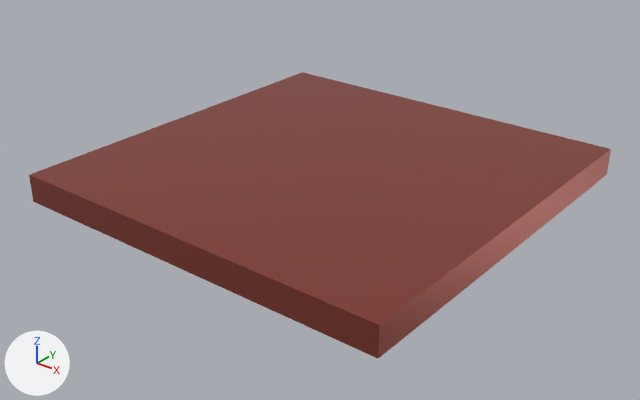
One commit to the glTF model apps/web-client/public/assets/models/buildings/SU_WarFactory_LOD1.glb: the scene before it, then after it.
Both versions are drawn from a 50 mm lens placed at (16.52, -21.15, 13.01), pointed at (0.4, -1.01, 0.52). Arrows for +X, +Y and +Z are at lower left; the lights stay in place. The first picture is the older version. Objects named as collision shapes, trigger or cutter boxes, shadow casters or lower levels of detail are left out. Where no turn or scale is listed for an object, it has been applied to the vertices.
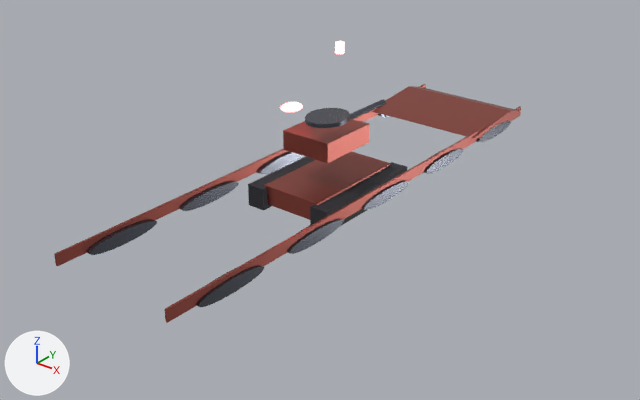
What differs and where, as boxes [x1, y1, x2, y2] in the pictures (640 x 400 px):
'Cube.001', moved, rescaled, turned: before [29, 72, 611, 358]; after [372, 86, 520, 138]
'Cube', moved, rescaled (not visible before): after [264, 151, 391, 220]
'Cube.005', added: after [165, 106, 521, 323]
'Cube.006', added (red): after [283, 119, 370, 163]
'Cube.003', added: after [54, 84, 426, 266]
'Cube.004', added: after [310, 162, 407, 225]
'Cylinder', added: after [86, 219, 157, 255]
'Cylinder.005', added: after [196, 265, 265, 307]
'Cube.002', added: after [248, 157, 315, 211]
'Cylinder.010', added: after [305, 108, 350, 128]
'Cylinder.001', added: after [179, 181, 239, 211]
'Cylinder.006', added: after [287, 219, 343, 254]
'Cylinder.007', added: after [362, 180, 409, 210]
'Cylinder.002', added: after [256, 151, 303, 174]
'Cylinder.008', added: after [424, 148, 464, 174]
'Cylinder.009', added: after [476, 120, 511, 143]
'Cylinder.011', added: after [350, 99, 386, 119]
'Sphere', added: after [280, 102, 303, 112]
'Cylinder.012', added: after [335, 41, 345, 54]

Edits to the bpy script that builds the scene:
```text
Add me_cube_006:
    me_cube_006.from_pydata([(0.0, -9.2, -0.2), (0.0, -9.2, 0.2), (0.0, 9.2, -0.2), (0.0, 9.2, 0.2), (0.0, -9.2, -0.2), (0.0, -9.2, 0.2), (0.0, 9.2, -0.2), (0.0, 9.2, 0.2)], [], [(0, 1, 3), (0, 3, 2), (2, 3, 7), (2, 7, 6), (6, 7, 5), (6, 5, 4), (4, 5, 1), (4, 1, 0), (2, 6, 4), (2, 4, 0), (7, 3, 1), (7, 1, 5)])
    me_cube_006.materials.append(mat_mat_sovietarmor)  # red #a05045
Change ob_cube:
    ob_cube.location: (0.0, 0.0, 0.25) -> (0.0, 0.0, 0.65)
    ob_cube.scale: (4.0, 4.0, 0.5) -> (2.2, 4.0, 0.65)
Change ob_cube_001:
    ob_cube_001.location: (0.0, 0.0, 1.4) -> (0.0, 1.8, 0.75)
    ob_cube_001.rotation_euler: (0.0, 0.0, 0.0) -> (0.524, 0.0, 0.0)  # degrees (0, 0, 0) -> degrees (30, 0, 0)
    ob_cube_001.scale: (3.4, 3.4, 1.9) -> (2.1, 0.8, 0.4)
Add ob_cylinder_012:
    ob_cylinder_012 = bpy.data.objects.new('Cylinder.012', me_cylinder_012)  # a 32-sided cylinder along z spanning x -0.15..0.15, y -0.15..0.15, z -0.175..0.175; in mat_mat_sovietred (red #ff3f3f, glowing red #ff5959)
    ob_cylinder_012.location = (0.0, 0.5, 5.15)
Add ob_cylinder_011:
    ob_cylinder_011 = bpy.data.objects.new('Cylinder.011', me_cylinder_011)  # 64 vertices, 124 faces; spans x -0.1..0.1, y -1.2..1.2, z -0.1..0.1; in mat_mat_darksteel (grey #61656f)
    ob_cylinder_011.location = (0.0, 1.8, 2.65)
Add ob_sphere:
    ob_sphere = bpy.data.objects.new('Sphere', me_sphere)  # a UV sphere (32 segments, 16 rings, poles along z) spanning x -0.324..0.324, y -0.396..0.396, z -0.117..0.117; in mat_mat_sovietred (red #ff3f3f, glowing red #ff5959)
    ob_sphere.location = (-0.72, -1.03, 3.44)
Add ob_cylinder_010:
    ob_cylinder_010 = bpy.data.objects.new('Cylinder.010', me_cylinder_010)  # 64 vertices, 124 faces; spans x -0.63..0.63, y -0.77..0.77, z -0.06..0.06; in mat_mat_darksteel (grey #61656f)
    ob_cylinder_010.location = (0.72, -1.03, 3.42)
Add ob_cube_006:
    ob_cube_006 = bpy.data.objects.new('Cube.006', me_cube_007)  # a box spanning x -0.9..0.9, y -1.1..1.1, z -0.32..0.32; in mat_mat_sovietarmor (red #a05045)
    ob_cube_006.location = (0.0, -0.15, 2.35)
Add ob_cylinder_009:
    ob_cylinder_009 = bpy.data.objects.new('Cylinder.009', me_cylinder_009)  # 64 vertices, 124 faces; spans x -0.18..0.18, y -1.23..1.23, z -0.21..0.21; in mat_mat_darksteel (grey #61656f)
    ob_cylinder_009.location = (2.14, 7.04, 0.89)
Add ob_cylinder_008:
    ob_cylinder_008 = bpy.data.objects.new('Cylinder.008', me_cylinder_009.copy())
    ob_cylinder_008.location = (2.14, 3.52, 0.89)
Add ob_cylinder_007:
    ob_cylinder_007 = bpy.data.objects.new('Cylinder.007', me_cylinder_009.copy())
    ob_cylinder_007.location = (2.14, 0.0, 0.89)
Add ob_cylinder_006:
    ob_cylinder_006 = bpy.data.objects.new('Cylinder.006', me_cylinder_009.copy())
    ob_cylinder_006.location = (2.14, -3.52, 0.89)
Add ob_cylinder_005:
    ob_cylinder_005 = bpy.data.objects.new('Cylinder.005', me_cylinder_009.copy())
    ob_cylinder_005.location = (2.14, -7.04, 0.89)
Add ob_cube_005:
    ob_cube_005 = bpy.data.objects.new('Cube.005', me_cube_006)
    ob_cube_005.location = (2.19, 0.0, 1.04)
Add ob_cube_004:
    ob_cube_004 = bpy.data.objects.new('Cube.004', me_cube_005)  # a box spanning x -0.32..0.32, y -2.2..2.2, z -0.38..0.38; in mat_mat_treads (dark grey #3f3f45)
    ob_cube_004.location = (1.3, 0.0, 0.55)
Add ob_cylinder_002:
    ob_cylinder_002 = bpy.data.objects.new('Cylinder.002', me_cylinder_009.copy())
    ob_cylinder_002.location = (-2.14, 0.0, 0.89)
Add ob_cylinder_001:
    ob_cylinder_001 = bpy.data.objects.new('Cylinder.001', me_cylinder_009.copy())
    ob_cylinder_001.location = (-2.14, -3.52, 0.89)
Add ob_cylinder:
    ob_cylinder = bpy.data.objects.new('Cylinder', me_cylinder_009.copy())
    ob_cylinder.location = (-2.14, -7.04, 0.89)
Add ob_cube_003:
    ob_cube_003 = bpy.data.objects.new('Cube.003', me_cube_006.copy())
    ob_cube_003.location = (-2.19, 0.0, 1.04)
Add ob_cube_002:
    ob_cube_002 = bpy.data.objects.new('Cube.002', me_cube_005.copy())
    ob_cube_002.location = (-1.3, 0.0, 0.55)
```
